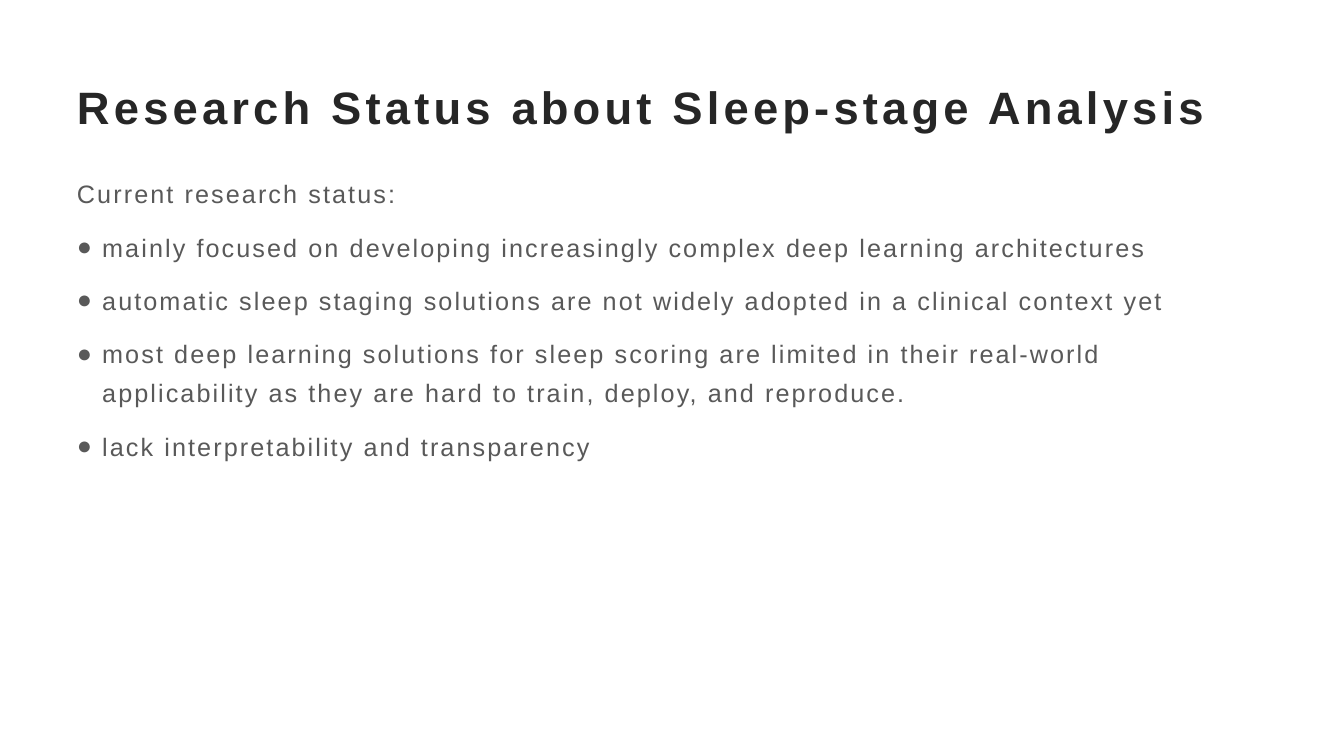
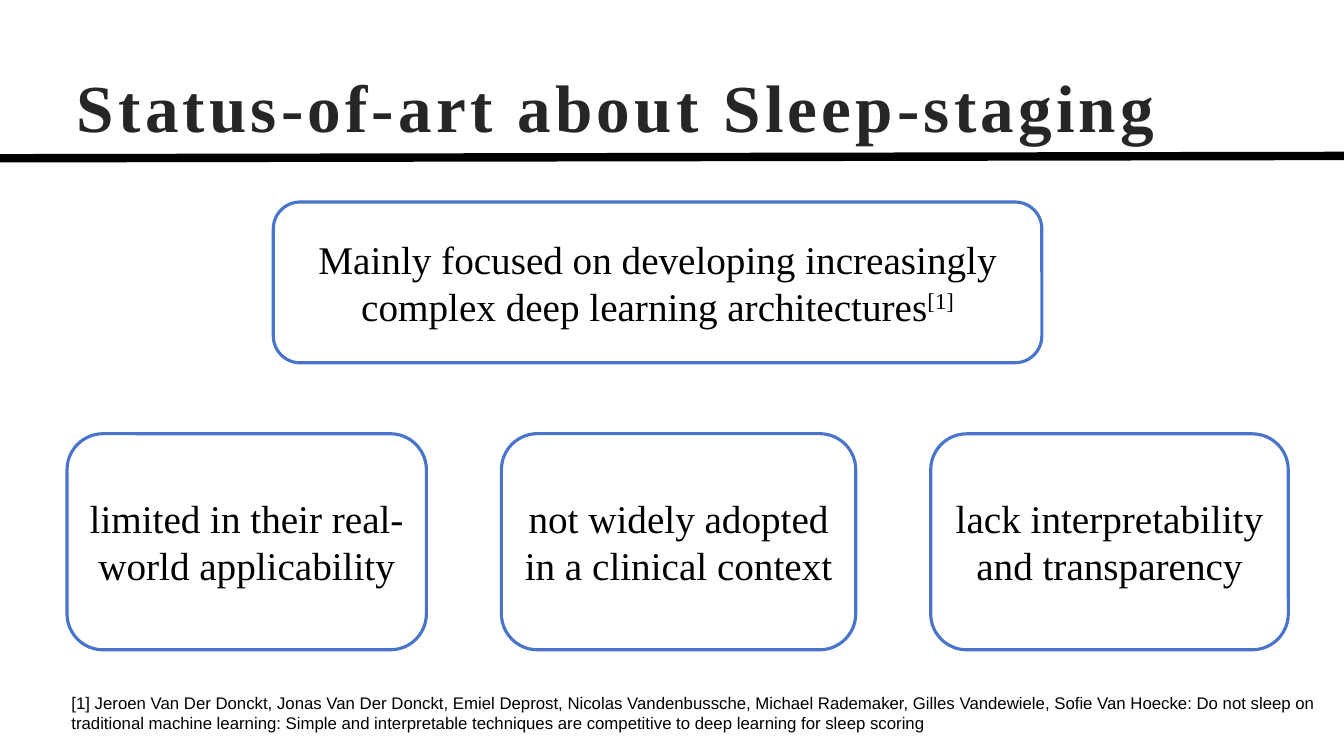
Before and after one commit to TonyHGF/EEG-Sleep-Staging, a slide deck: slide 5 of pre/slides.pptx. Drawn at 1344x756 pixels with LibreOffice and Linux fonts; fonts in the diff are those of the drawing. Boxes give left, top, right and bottom in pixels: in the first picture for what was removed or moved away, otherwise in the second. Text is boxed around its words. In the diff, an @@ line names an element or a change of style, - is before the commit and + after.

```diff
--- a/pre/slides.pptx
+++ b/pre/slides.pptx
@@ title at [77, 84, 1154, 145]: text changed; size 32.4 to 48 pt; font Arial to Times New Roman @@
-Research Status about Sleep-stage Analysis
+Status-of-art about Sleep-staging
@@ line added from (0, 158) to (1344, 156), #000000 6 pt @@
@@ text removed at [77, 184, 1162, 461] @@
-Current research status:
-● mainly focused on developing increasingly complex deep learning architectures
-● automatic sleep staging solutions are not widely adopted in a clinical context yet
-● most deep learning solutions for sleep scoring are limited in their real-world applicability as they are hard to train, deploy, and reproduce.
-● lack interpretability and transparency
@@ rounded rectangle added at [273, 202, 1042, 363], outline #4874CB 2.25 pt, 28 pt, text #000000 @@
+Mainly focused on developing increasingly complex deep learning architectures[1]
@@ rounded rectangle added at [68, 434, 427, 649], outline #4874CB 2.25 pt, 28 pt, text #000000 @@
+limited in their real-world applicability
@@ rounded rectangle added at [501, 434, 856, 649], outline #4874CB 2.25 pt, 28 pt, text #000000 @@
+not widely adopted in a clinical context
@@ rounded rectangle added at [931, 434, 1289, 649], outline #4874CB 2.25 pt, 28 pt, text #000000 @@
+lack interpretability and transparency
@@ text added at [71, 697, 1314, 733], 12 pt, text #000000 @@
+[1] Jeroen Van Der Donckt, Jonas Van Der Donckt, Emiel Deprost, Nicolas Vandenbussche, Michael Rademaker, Gilles Vandewiele, Sofie Van Hoecke: Do not sleep on traditional machine learning: Simple and interpretable techniques are competitive to deep learning for sleep scoring
```
Also in this commit, not shown: 8 other slides changed, 6 slides added, 2 slides removed, 8 other files.
